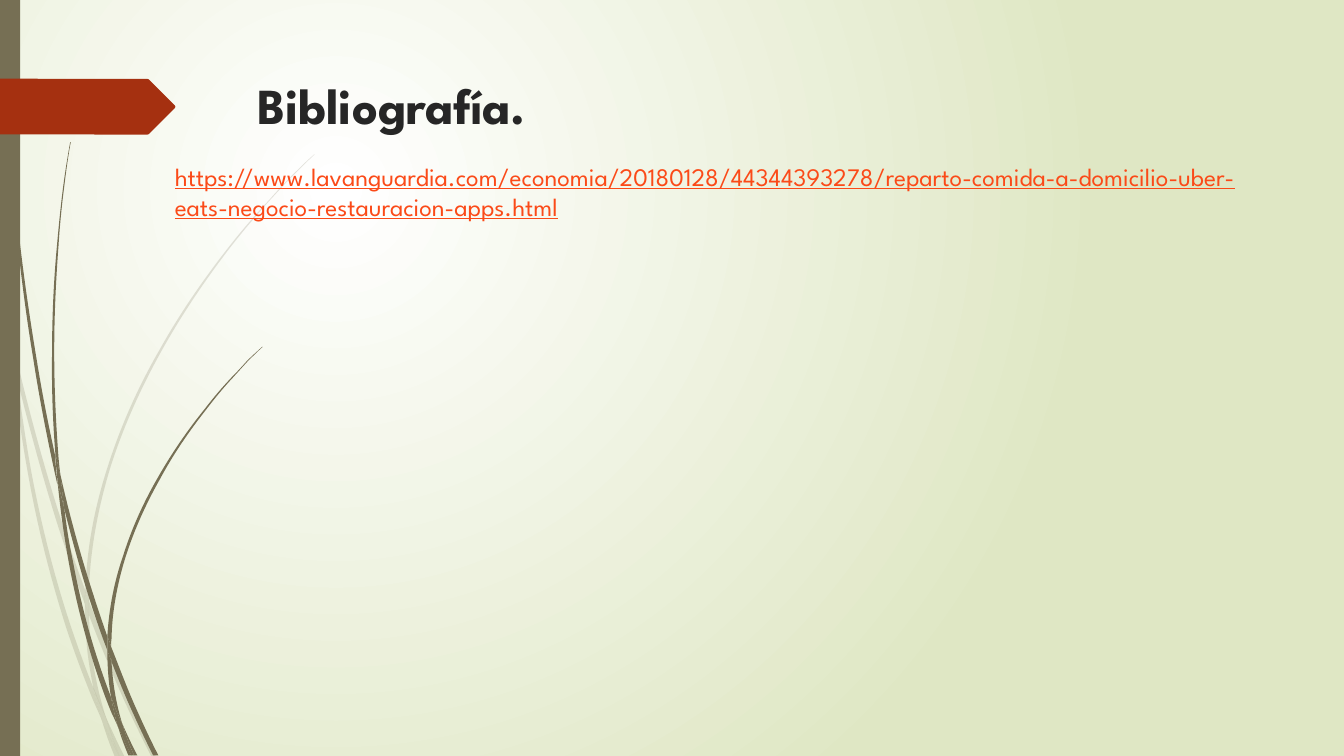
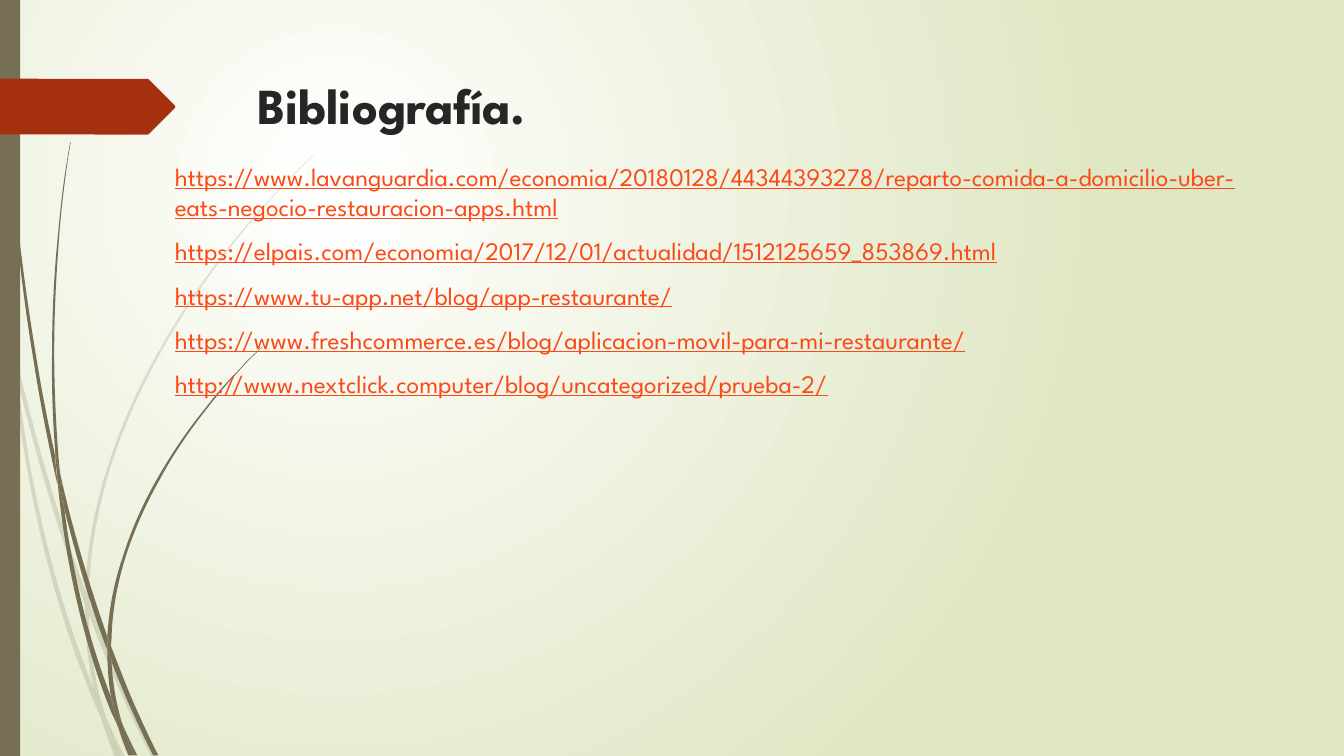
Before and after one commit to ALJ00/App_Restaurante_La_Fragua, a slide deck: slide 23 of Presentacion/PresentacionAppRestLaFragua.pptx. Drawn at 1344x756 pixels with LibreOffice and Linux fonts; fonts in the diff are those of the drawing. Boxes give left, top, right and bottom in pixels: in the first picture for what was removed or moved away, otherwise in the second. Text is boxed around its words. In the diff, an @@ line names an element or a change of style, - is before the commit and + after.

```diff
--- a/Presentacion/PresentacionAppRestLaFragua.pptx
+++ b/Presentacion/PresentacionAppRestLaFragua.pptx
@@ text at [175, 242, 996, 402]: paragraphs added @@
+https://elpais.com/economia/2017/12/01/actualidad/1512125659_853869.html
+https://www.tu-app.net/blog/app-restaurante/
+https://www.freshcommerce.es/blog/aplicacion-movil-para-mi-restaurante/
+http://www.nextclick.computer/blog/uncategorized/prueba-2/
```
Also in this commit, not shown: 1 other slide changed, 1 slide added.
